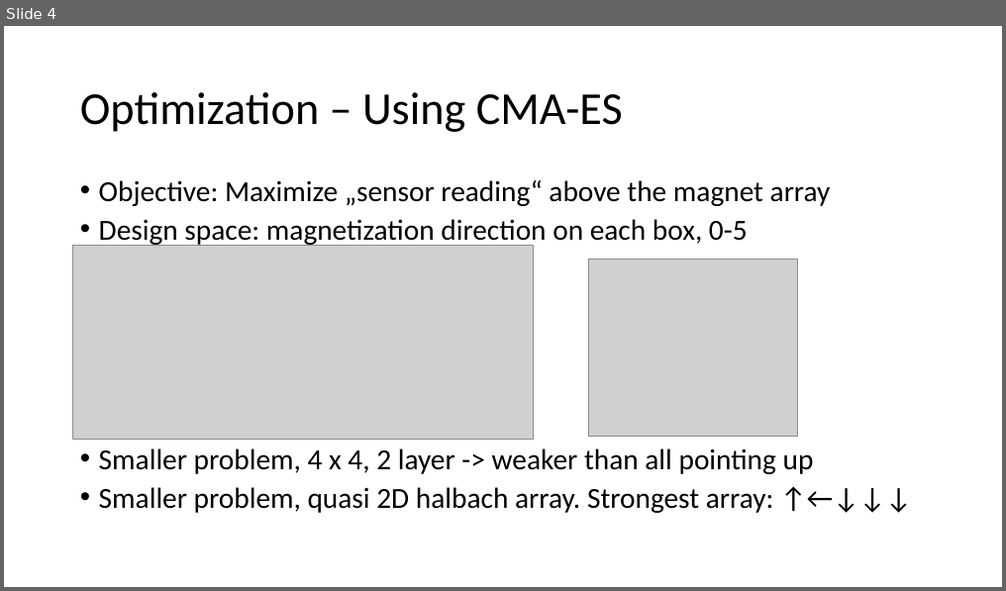
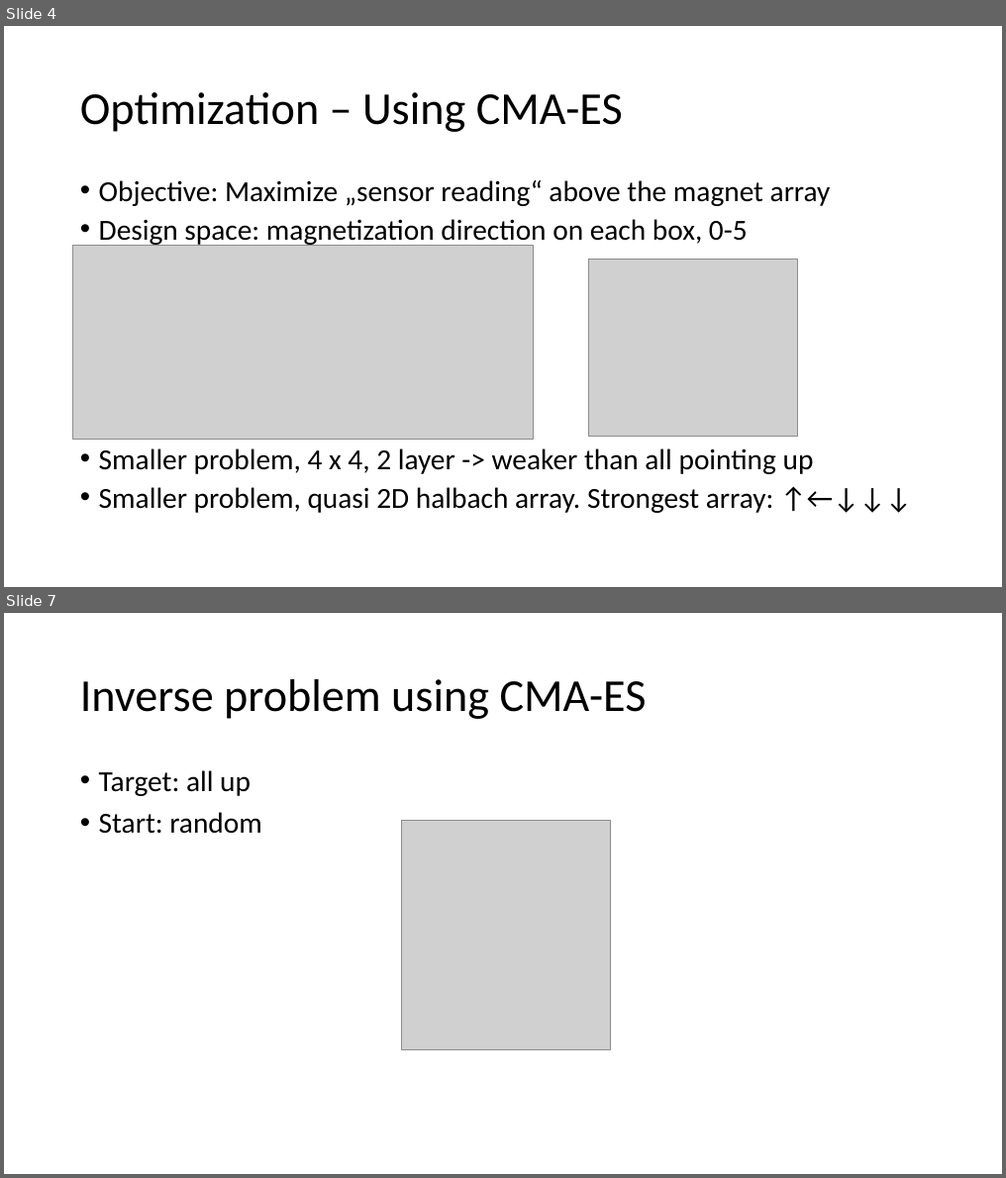
Before and after one commit to dots26/magnet, a slide deck: cedric_12jan.pptx. Shown one above the other, each under a label of ours: slide 4 before the commit, slides 4 and 7 after it; the slides between them are not shown. The pictures are 1006x591 and 1006x1178 pixels, drawn with LibreOffice and Linux fonts; fonts in the diff are those of the drawing; grey boxes stand for pictures. Boxes give left, top, right and bottom in pixels: in the first picture for what was removed or moved away, otherwise in the second. Text is boxed around its words. In the diff, an @@ line names an element or a change of style, - is before the commit and + after.

```diff
--- a/cedric_12jan.pptx
+++ b/cedric_12jan.pptx
@@ slide 7 added at (x1=4, y1=613, x2=1002, y2=1174), background #FFFFFF @@
@@ title added at (x1=80, y1=679, x2=647, y2=719), 44 pt, text #000000 @@
+Inverse problem using CMA-ES
@@ text added at (x1=99, y1=770, x2=261, y2=834), 28 pt, text #000000 @@
+• Target: all up
+• Start: random
@@ picture added at (x1=402, y1=820, x2=611, y2=1051) @@
```
Also in this commit, not shown: 3 slides changed, 2 other slides added, 8 other files.
